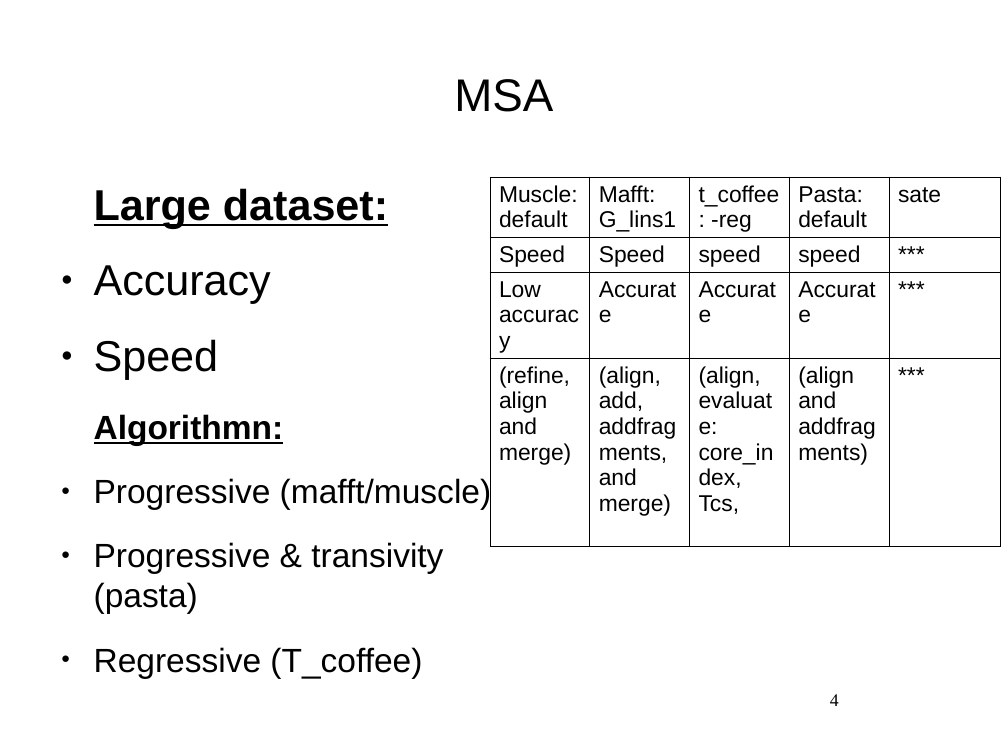
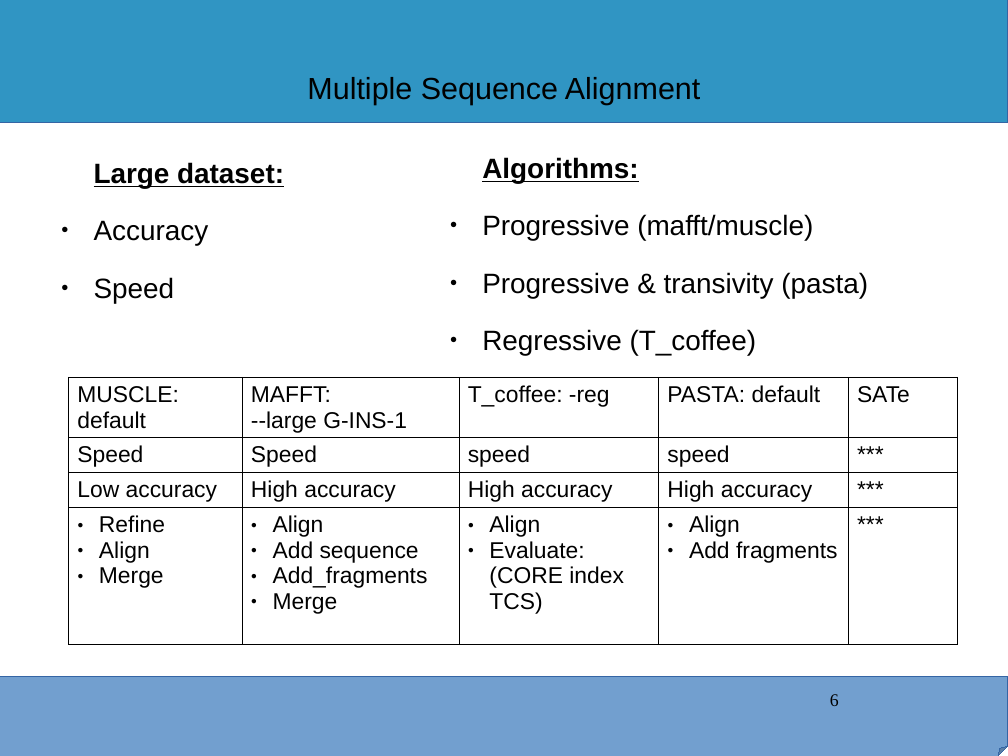
Before and after one commit to kibet-gilbert/co1_metaanalysis, a slide deck: slide 6 of icipe_progress_report.odp (slide 4 before the commit). Drawn at 1008x756 pixels with LibreOffice and Linux fonts; fonts in the diff are those of the drawing; background and template pictures are left out. Boxes give left, top, right and bottom in pixels: in the first picture for what was removed or moved away, otherwise in the second. Text is boxed around its words. In the diff, an @@ line names an element or a change of style, - is before the commit and + after.

```diff
--- a/icipe_progress_report.odp
+++ b/icipe_progress_report.odp
@@ rectangle added at box(0, 0, 1008, 123), fill #3095C3, outline #3465A4 0 pt @@
@@ title at box(307, 77, 700, 105): text changed; size 36 to 24 pt @@
-MSA
+Multiple Sequence Alignment
@@ text "Large dataset:": place and size @@
-text "Large dataset:" at box(94, 188, 388, 380)
+text "Large dataset:" at box(94, 162, 284, 303)
@@ text "Large dataset:" at box(94, 162, 284, 303): size 34 to 22 pt @@
@@ text "Algorithms:": place and size @@
-text "Algorithms:" at box(94, 414, 492, 678)
+text "Algorithms:" at box(482, 157, 868, 355)
@@ text at box(482, 157, 638, 183): text changed; size 26.4 to 22 pt @@
-Algorithmn:
+Algorithms:
@@ text at box(482, 214, 868, 355): size 26.4 to 22 pt in "Progressive (mafft/muscle)", "Progressive & transivity (pasta)", "Regressive (T_coffee)" @@
@@ table at box(69, 378, 958, 646) @@
-row 1: Muscle: / default | Mafft: / G_lins1 | t_coffee: -reg | Pasta: / default | sate
+row 1: MUSCLE: default | MAFFT: / --large G-INS-1 | T_coffee: -reg | PASTA: default | SATe
-row 3: Low accuracy | Accurate | Accurate | Accurate | ***
+row 3: Low accuracy | High accuracy | High accuracy | High accuracy | ***
-row 4: (refine,align and merge) | (align, add, addfragments, and merge) | (align, evaluate: core_index, / Tcs, | (align and addfragments) | ***
+row 4: Refine / Align / Merge | Align / Add sequence / Add_fragments / Merge | Align / Evaluate: / (CORE index / TCS) | Align / Add fragments | ***
@@ table: place and size @@
-table at box(490, 177, 1001, 547)
+table at box(69, 378, 958, 646)
@@ folded corner added at box(0, 677, 1008, 756), fill #729FCF, outline #3465A4 0 pt @@
@@ page number at box(830, 694, 839, 706): text changed @@
-4
+6
```
Also in this commit, not shown: 5 other slides changed, 5 slides added, 2 slides removed, 3 other files.
